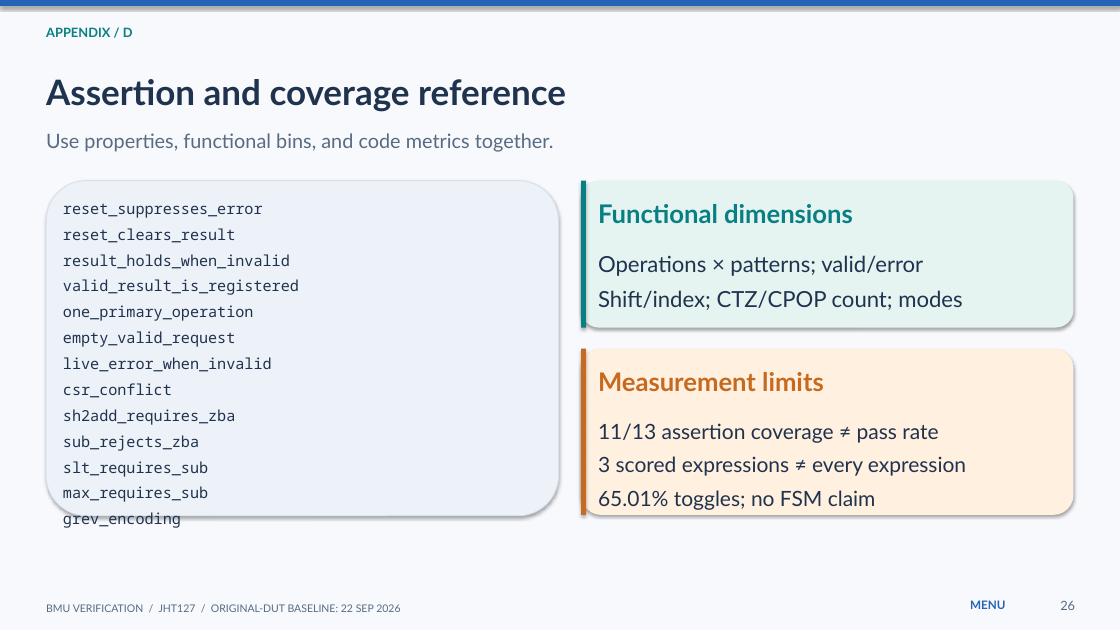
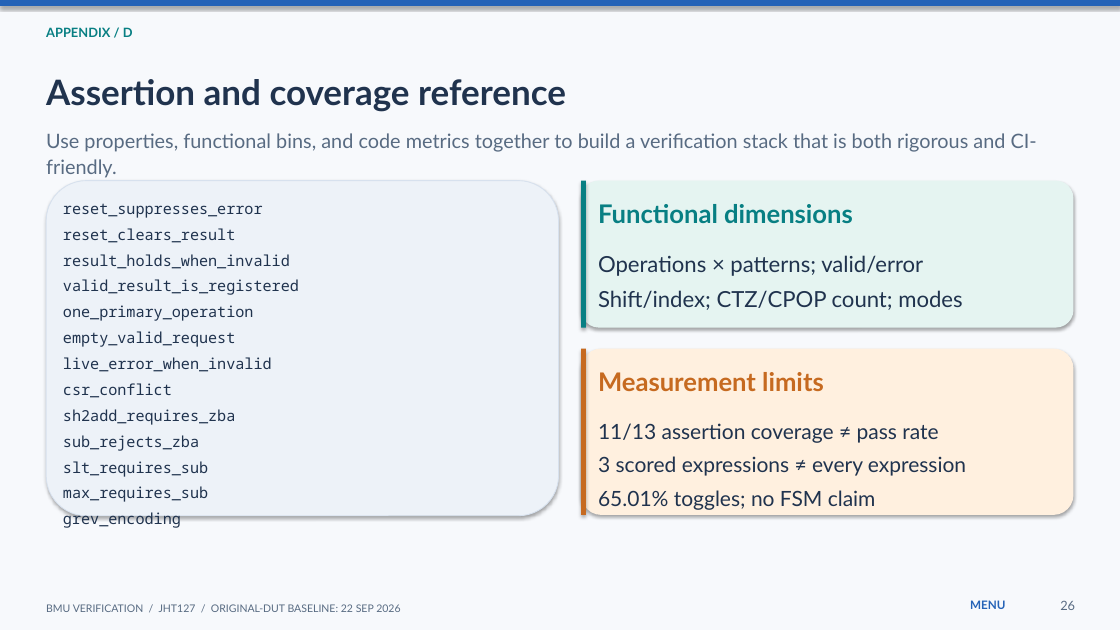
Before and after one commit to JHT127/riscv-bmu-verification, a slide deck: slide 26 of docs/09_presentation/Presentation_BMU_Verification.pptx. Drawn at 1120x630 pixels with LibreOffice and Linux fonts; fonts in the diff are those of the drawing. Boxes give left, top, right and bottom in pixels: in the first picture for what was removed or moved away, otherwise in the second. Text is boxed around its words. In the diff, an @@ line names an element or a change of style, - is before the commit and + after.

```diff
--- a/docs/09_presentation/Presentation_BMU_Verification.pptx
+++ b/docs/09_presentation/Presentation_BMU_Verification.pptx
@@ text at bbox=[46, 133, 1037, 178]: text changed @@
-Use properties, functional bins, and code metrics together.
+Use properties, functional bins, and code metrics together to build a verification stack that is both rigorous and CI-friendly.
```
Also in this commit, not shown: 12 other slides changed.
